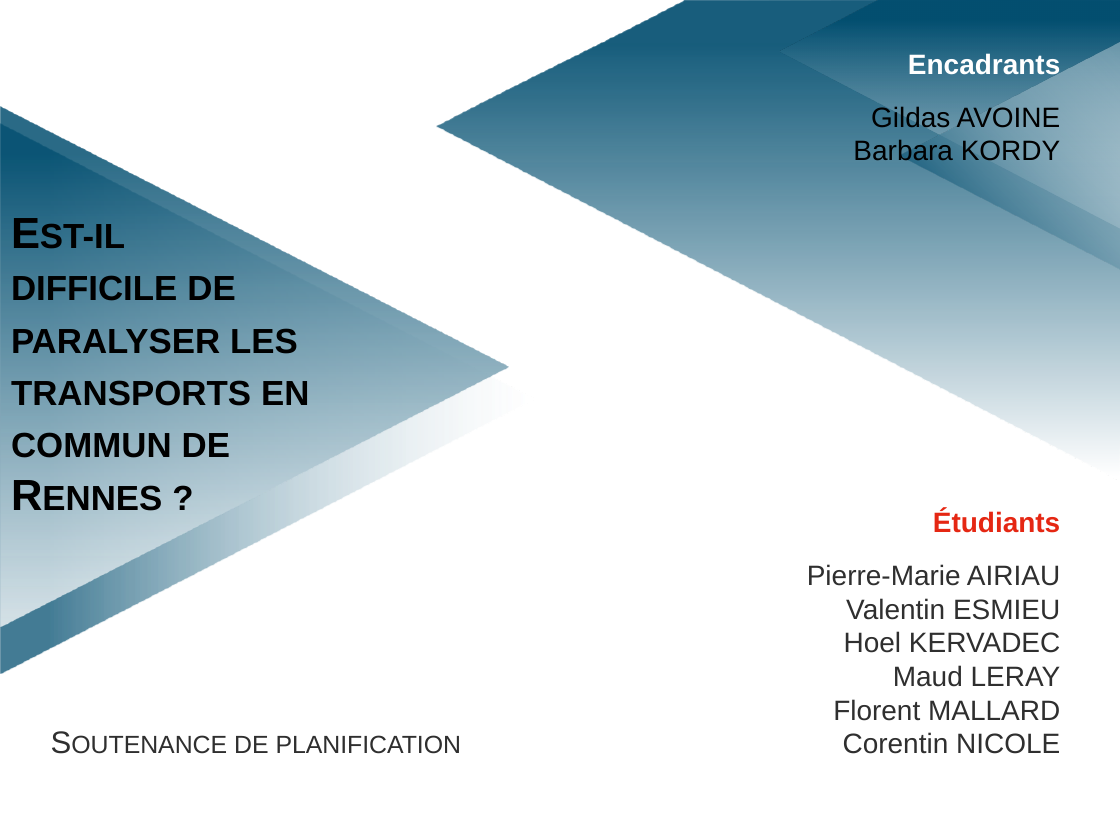
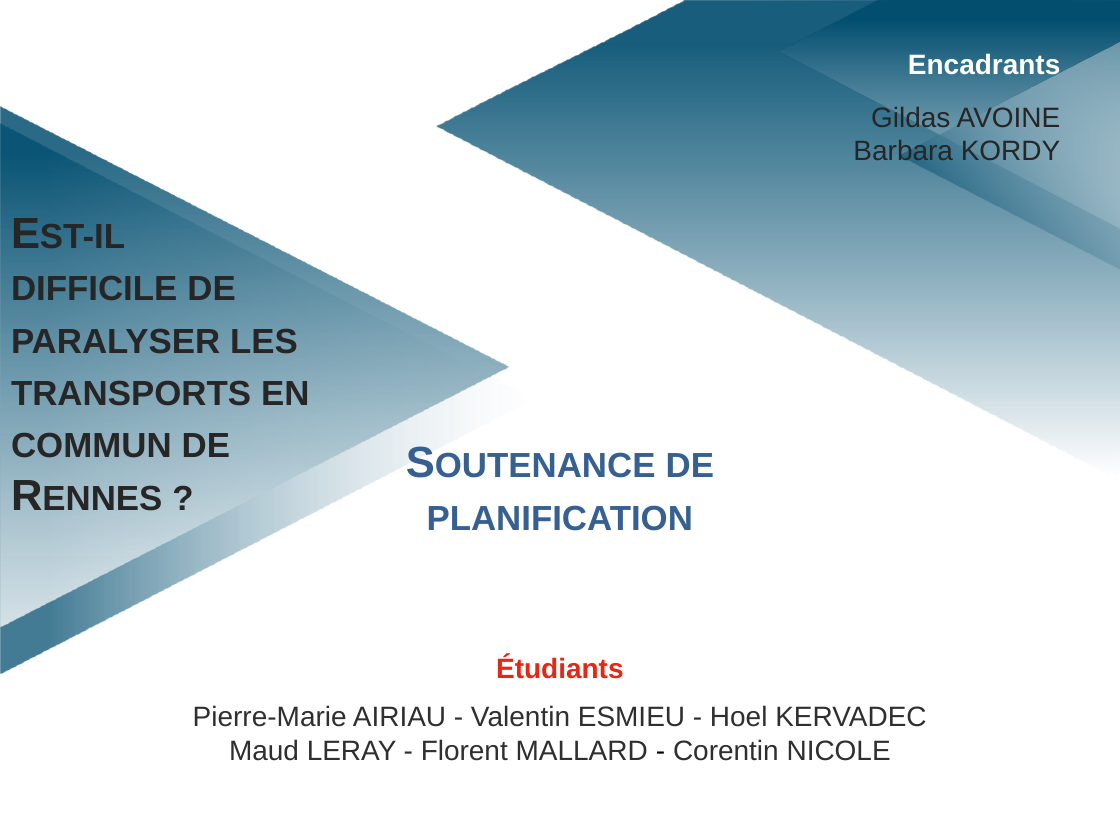
Before and after one commit to HKervadec/korrigolo, a slide deck: slide 1 of soutenances/planification/soutenance_planification.pptx. Drawn at 1120x840 pixels with LibreOffice and Linux fonts; fonts in the diff are those of the drawing; background and template pictures are left out. Boxes give left, top, right and bottom in pixels: in the first picture for what was removed or moved away, otherwise in the second. Text is boxed around its words. In the diff, an @@ line names an element or a change of style, - is before the commit and + after.

Commit message:
[Soutenance] Planif

```diff
--- a/soutenances/planification/soutenance_planification.pptx
+++ b/soutenances/planification/soutenance_planification.pptx
@@ text "Gildas AVOINE" at [853,107,1061,160]: text colour #000000 to #262626 @@
@@ text "Est-il" at [11,224,309,458]: text colour #000000 to #262626 @@
@@ text "Soutenance de planification": place and size @@
-text "Soutenance de planification" at [234,735,462,754]
+text "Soutenance de planification" at [427,453,714,531]
@@ text "Soutenance de planification" at [427,453,714,531]: size 20 to 28 pt, text colour #2F2F2F to #376092, bold on; alignment left to centre @@
@@ text "Étudiants": place and size @@
-text "Étudiants" at [933,511,1060,533]
+text "Étudiants" at [496,656,623,679]
@@ text "Étudiants" at [496,656,623,679]: alignment right to centre @@
@@ text at [193,705,926,761]: text changed @@
-Pierre-Marie AIRIAU
-Valentin ESMIEU
-Hoel KERVADEC
-Maud LERAY
-Florent MALLARD
-Corentin NICOLE
+Pierre-Marie AIRIAU - Valentin ESMIEU - Hoel KERVADEC
+Maud LERAY - Florent MALLARD - Corentin NICOLE
```
Also in this commit, not shown: 15 other slides changed, 4 slides added, 2 slides removed, 5 other files.
